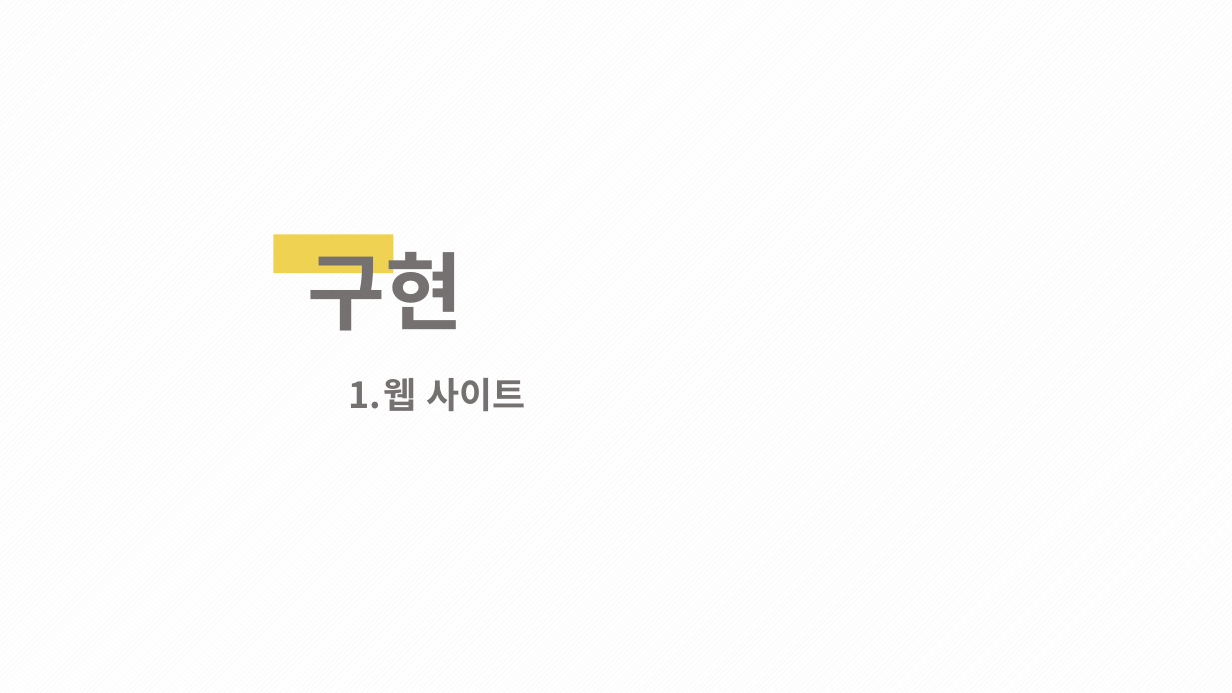
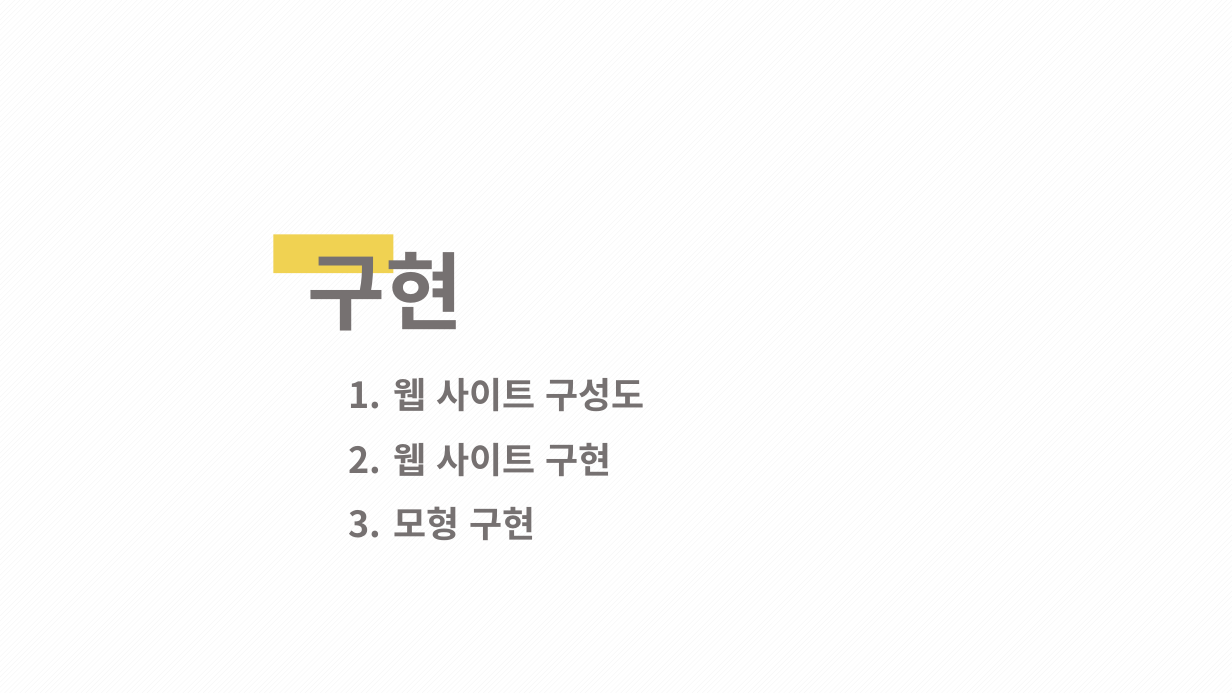
Before and after one commit to 1team-CapstonDesign1/weekly_Report, a slide deck: slide 19 of Week_11/1조_11주차_cd_발표PPT.pptx. Drawn at 1232x693 pixels with LibreOffice and Linux fonts; fonts in the diff are those of the drawing. Boxes give left, top, right and bottom in pixels: in the first picture for what was removed or moved away, otherwise in the second. Text is boxed around its words. In the diff, an @@ line names an element or a change of style, - is before the commit and + after.

```diff
--- a/Week_11/1조_11주차_cd_발표PPT.pptx
+++ b/Week_11/1조_11주차_cd_발표PPT.pptx
@@ text at (x1=393, y1=378, x2=644, y2=540): text changed @@
-1. 웹 사이트
+1. 웹 사이트 구성도
+2. 웹 사이트 구현
+3. 모형 구현
```
Also in this commit, not shown: 21 other slides changed, 3 slides added, 1 slide removed.
